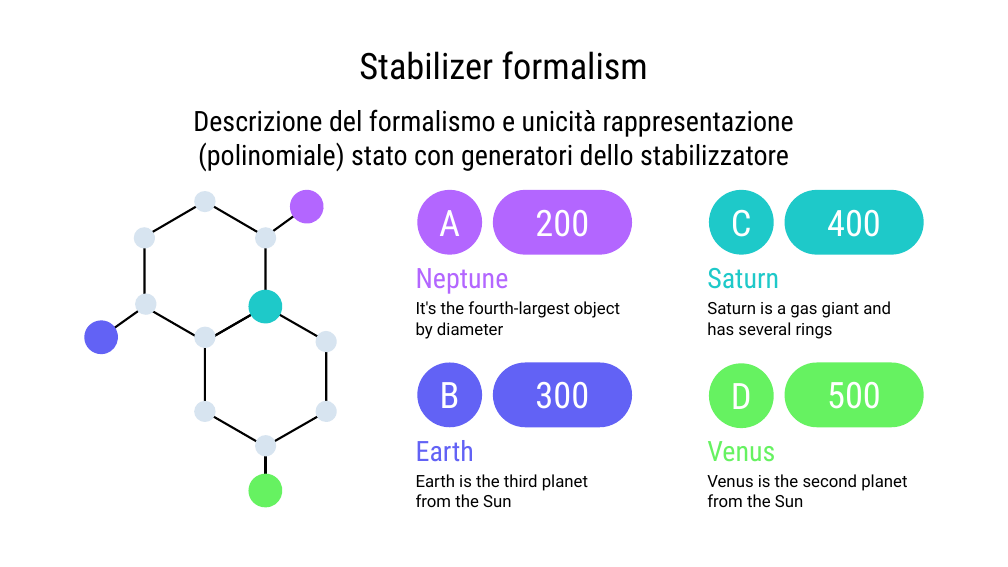
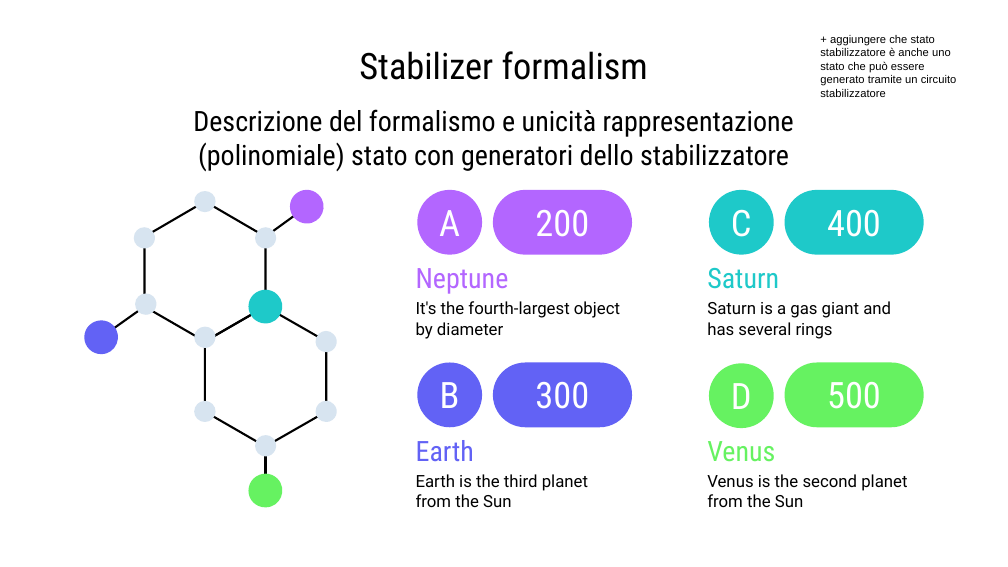
Before and after one commit to Moriarty2002/quantum-information, a slide deck: slide 12 of docs/elaborato.pptx. Drawn at 1008x567 pixels with LibreOffice and Linux fonts; fonts in the diff are those of the drawing. Boxes give left, top, right and bottom in pixels: in the first picture for what was removed or moved away, otherwise in the second. Text is boxed around its words. In the diff, an @@ line names an element or a change of style, - is before the commit and + after.

```diff
--- a/docs/elaborato.pptx
+++ b/docs/elaborato.pptx
@@ text added at [820,35,957,97], 8 pt, text #000000 @@
++ aggiungere che stato stabilizzatore è anche uno stato che può essere generato tramite un circuito stabilizzatore
```
Also in this commit, not shown: 2 other slides changed, 4 slides added, 1 other file.
